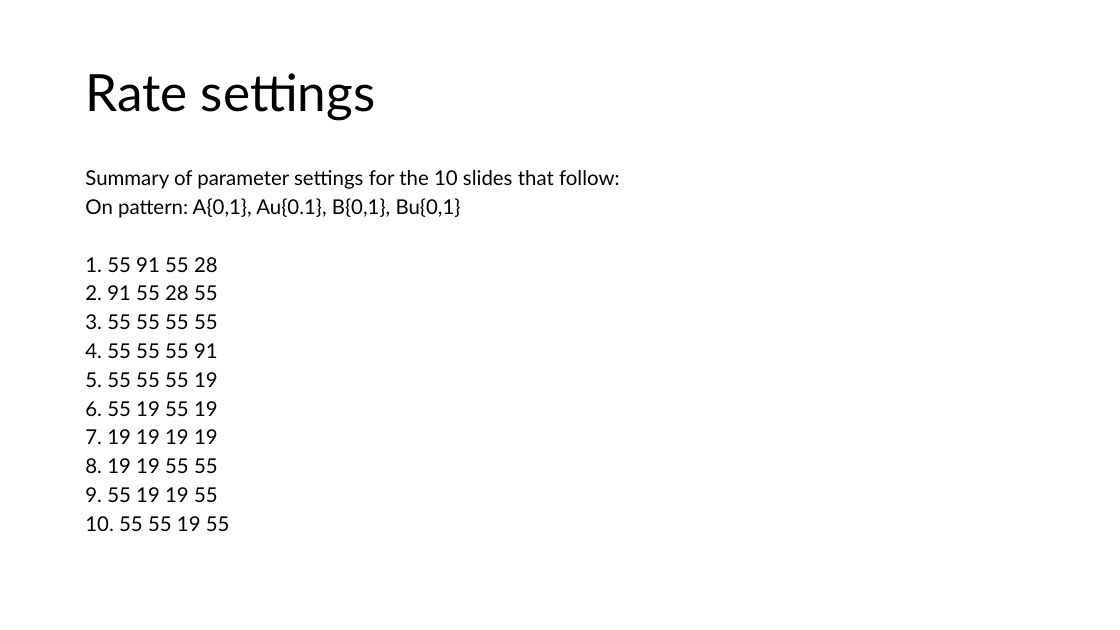
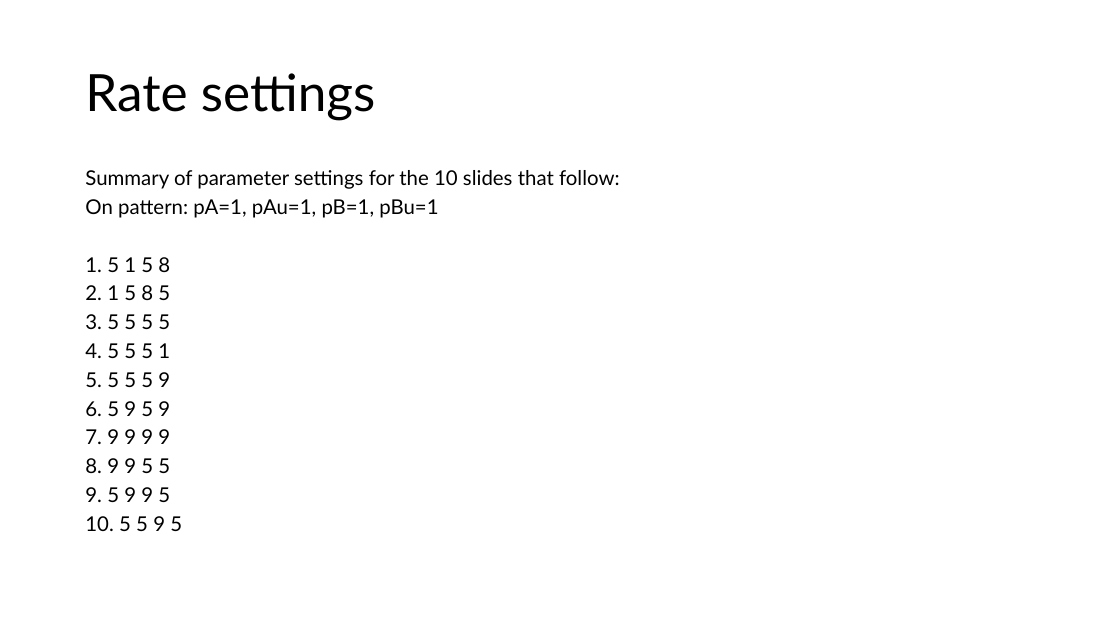
Before and after one commit to Stephaniedroop/gw, a slide deck: slide 3 of Collider/varying_collider_params.pptx. Drawn at 1120x630 pixels with LibreOffice and Linux fonts; fonts in the diff are those of the drawing. Boxes give left, top, right and bottom in pixels: in the first picture for what was removed or moved away, otherwise in the second. Text is boxed around its words. In the diff, an @@ line names an element or a change of style, - is before the commit and + after.

```diff
--- a/Collider/varying_collider_params.pptx
+++ b/Collider/varying_collider_params.pptx
@@ text at <box>85,199,438,531</box>: text changed @@
-On pattern: A{0,1}, Au{0.1}, B{0,1}, Bu{0,1}
-1. 55 91 55 28
-2. 91 55 28 55
-3. 55 55 55 55
-4. 55 55 55 91
-5. 55 55 55 19
-6. 55 19 55 19
-7. 19 19 19 19
-8. 19 19 55 55
-9. 55 19 19 55
-10. 55 55 19 55
+On pattern: pA=1, pAu=1, pB=1, pBu=1
+1. 5 1 5 8
+2. 1 5 8 5
+3. 5 5 5 5
+4. 5 5 5 1
+5. 5 5 5 9
+6. 5 9 5 9
+7. 9 9 9 9
+8. 9 9 5 5
+9. 5 9 9 5
+10. 5 5 9 5
```
Also in this commit, not shown: 46 other files.
